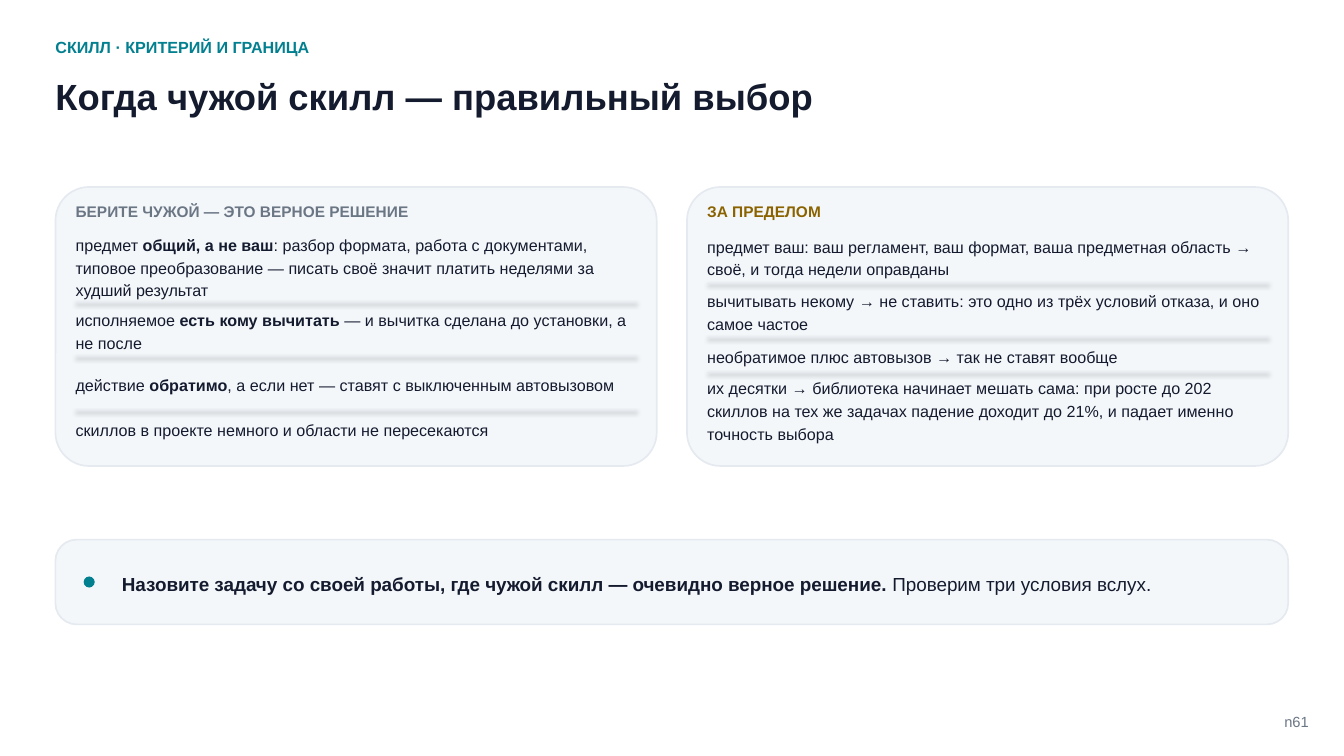
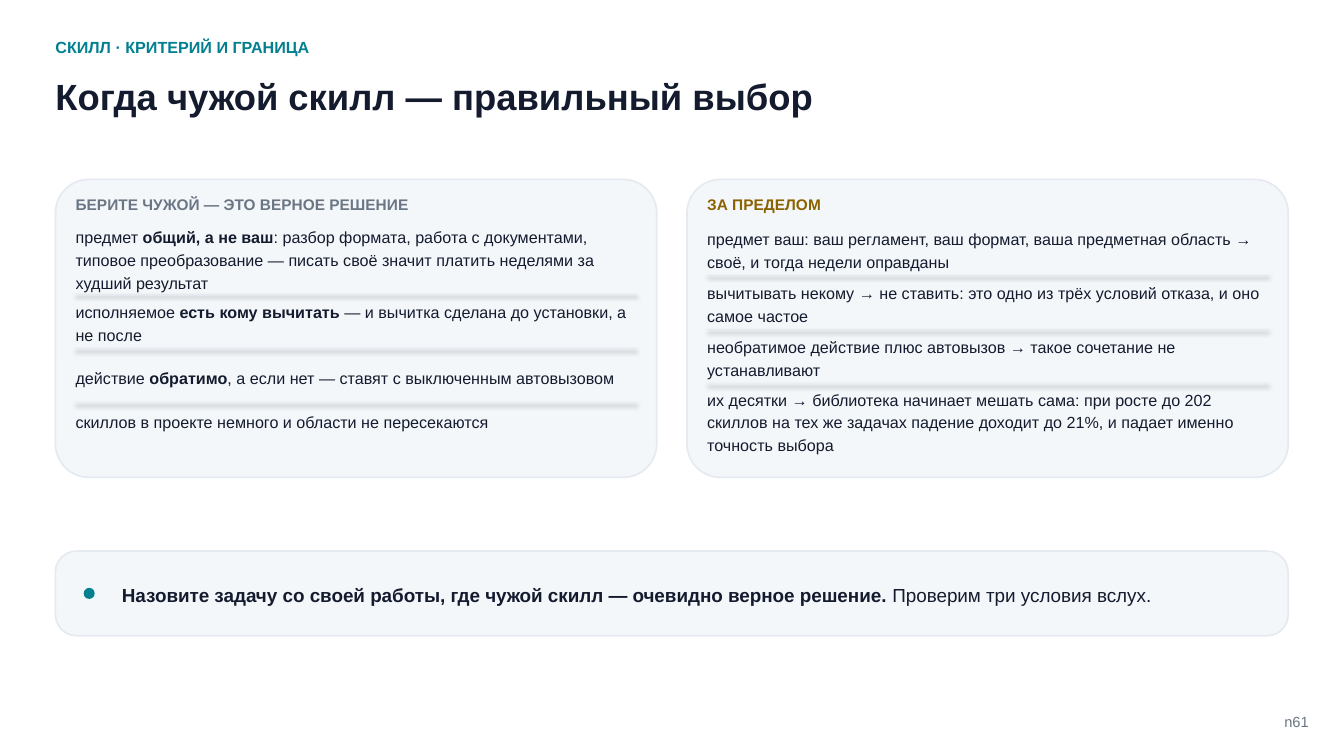
Before and after one commit to tellina-study/AI-usage-lessons, a slide deck: slide 61 of library/seminars/sem-05/rendered/sem-05-n.pptx. Drawn at 1344x756 pixels with LibreOffice and Linux fonts; fonts in the diff are those of the drawing. Boxes give left, top, right and bottom in pixels: in the first picture for what was removed or moved away, otherwise in the second. Text is boxed around its words. In the diff, an @@ line names an element or a change of style, - is before the commit and + after.

Commit message:
Вынос процедуры и описание скилла стали кейсами, четыре зажатые схемы закрыты, реестр схем вычищен — 65 слайдов, только подгонка #211

```diff
--- a/library/seminars/sem-05/rendered/sem-05-n.pptx
+++ b/library/seminars/sem-05/rendered/sem-05-n.pptx
@@ rounded rectangle: place and size @@
-rounded rectangle at [55, 188, 656, 467]
+rounded rectangle at [55, 179, 656, 478]
@@ rounded rectangle at [55, 179, 656, 478]: proportions changed @@
@@ rounded rectangle at [688, 179, 1289, 478]: proportions changed @@
@@ rounded rectangle: place and size @@
-rounded rectangle at [688, 188, 1289, 467]
+rounded rectangle at [688, 179, 1289, 478]
@@ 3 texts, 3 lines: place and size @@
-3 texts, 3 lines at [76, 283, 1268, 440]
+3 texts, 3 lines at [76, 276, 1268, 432]
@@ 5 texts, 2 lines: place and size @@
-5 texts, 2 lines at [76, 205, 1268, 395]
+5 texts, 2 lines at [76, 197, 1268, 388]
@@ text at [707, 341, 1176, 380]: text changed @@
-необратимое плюс автовызов → так не ставят вообще
+необратимое действие плюс автовызов → такое сочетание не устанавливают
@@ rounded rectangle: place and size @@
-rounded rectangle at [55, 539, 1289, 624]
+rounded rectangle at [55, 552, 1289, 636]
@@ 2 texts, 1 line, 1 rounded rectangle: place and size @@
-2 texts, 1 line, 1 rounded rectangle at [84, 373, 1268, 595]
+2 texts, 1 line, 1 rounded rectangle at [84, 384, 1268, 606]
```
Also in this commit, not shown: 11 other slides changed, 2 slides added, 2 slides removed, 23 other files.
